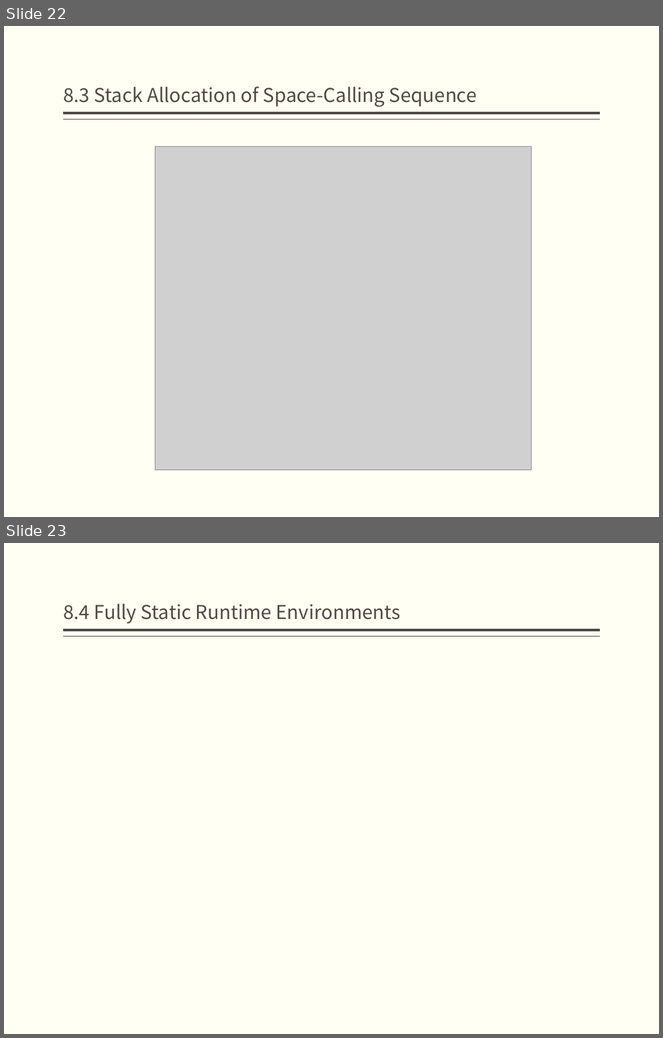
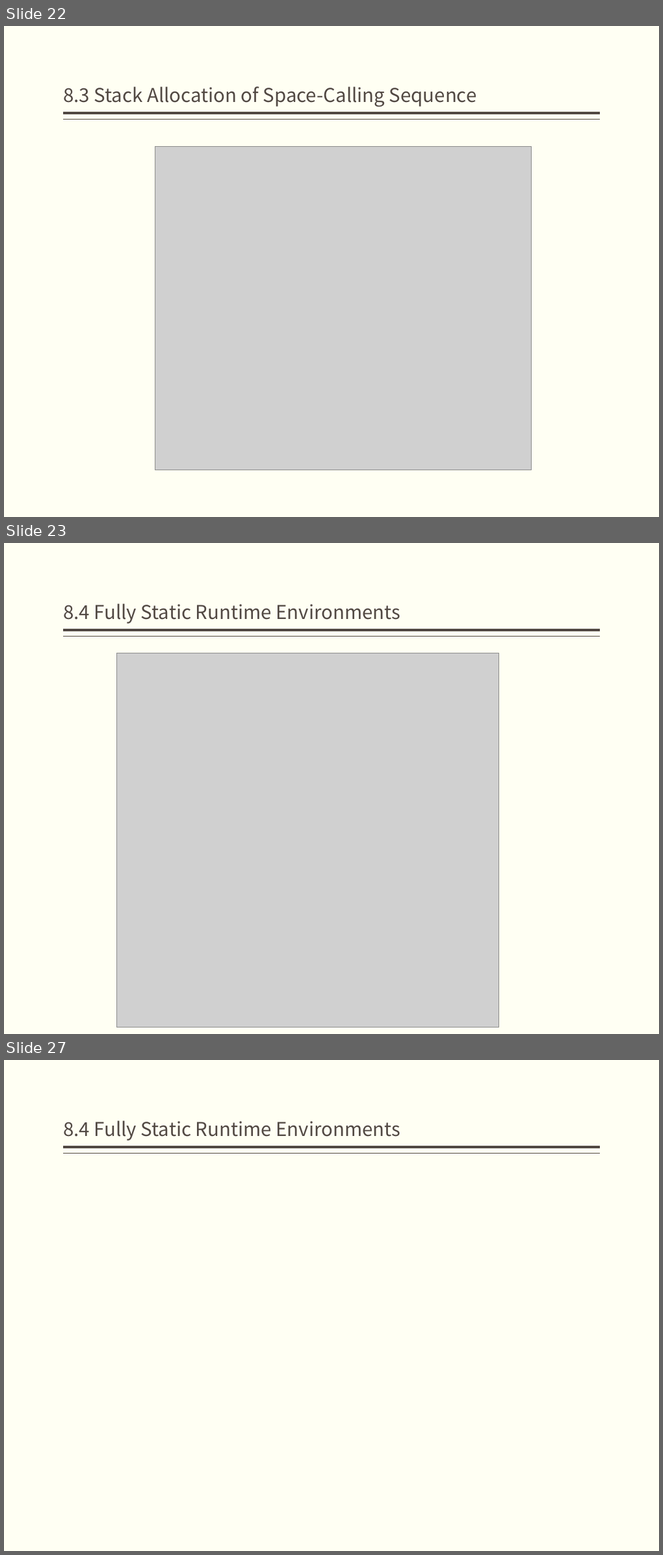
Before and after one commit to jz81/jz81.github.io, a slide deck: course/compiler/lecture/(Spring2020)Lecture8.pptx. Shown one above the other, each under a label of ours: slides 22 and 23 before the commit, slides 22, 23 and 27 after it; the slides between them are not shown. The pictures are 663x1038 and 663x1555 pixels, drawn with LibreOffice and Linux fonts; fonts in the diff are those of the drawing; grey boxes stand for pictures. Boxes give left, top, right and bottom in pixels: in the first picture for what was removed or moved away, otherwise in the second. Text is boxed around its words. In the diff, an @@ line names an element or a change of style, - is before the commit and + after.

```diff
--- a/course/compiler/lecture/(Spring2020)Lecture8.pptx
+++ b/course/compiler/lecture/(Spring2020)Lecture8.pptx
@@ slide 23 added at box(4, 543, 659, 1034), background #FFFFF3; not listed: 2 template elements that a slide beside it also shows @@
@@ title added at box(63, 603, 400, 624), 21 pt, text #514843 @@
+8.4 Fully Static Runtime Environments
@@ picture added at box(116, 653, 499, 1028) @@
@@ what was slide 23 is now slide 27 @@
```
Also in this commit, not shown: 5 other slides added.
